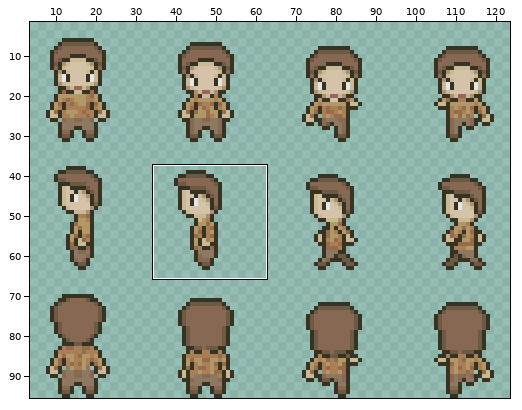
One commit to this pixel-art file: assets/01_characters/03_pnjs/samuelRochat.aseprite. Above: a wide view before the commit, with the close-up outlined.
Close-up. Before the commit:
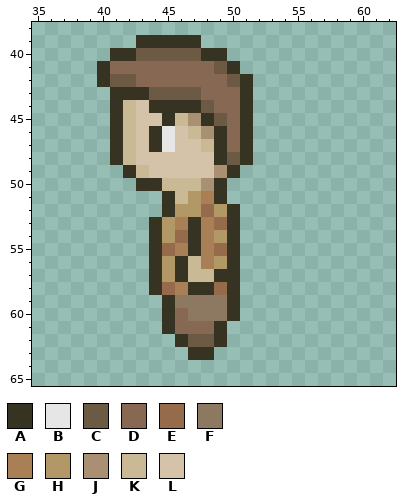
128x96 pixels, 1 frame. Shown: x 35..62, y 38..65. The wide view leaves out empty margins.
Palette (. is transparent): A #363322  B #e6e6e6  C #6d5a45  D #876853  E #956b4b  F #8d7961  G #a97f55  H #b39867  J #aa9072  K #cab995  L #d4c3a9
Pixels before, first column x 40:
39 ...AAAAA....
40 .AACCCCCAA..
41 ADDDDDDDDCA.
42 ACCDDDDDDDCA
43 .AAACCCCDDDA
44 .AKLAAAACDDA
45 .AKLLAKJACDA
46 .AKLABLKJADA
47 .AKLABLLKADA
48 .AKLLLLLLACA
49 ..AKLLLLLJA.
50 ...AAKKKJA..
51 .....AKHGA..
52 .....AHHEHA.
53 ....AHGAGEA.
54 ....AHEAGHA.
55 ....AEGAGEA.
56 ....AHAKGHA.
57 ....AHAKKAA.
58 ....AEGAAEA.
59 .....AFFFFA.
60 .....ADFFFA.
61 .....ADDDA..
62 ......ACCA..
63 .......AA...
The result:
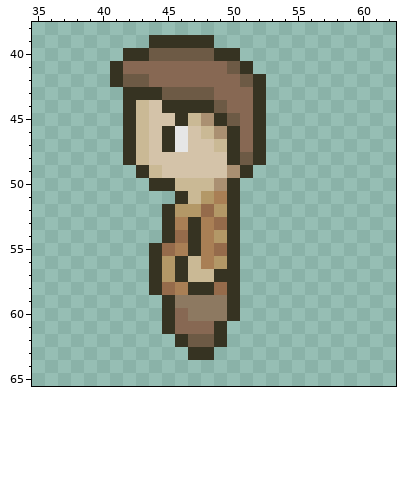
Diff:
Changed rows in their new state; - is an unchanged pixel.
first column x 40:
39 ---.----A----
40 -.-A----C-A--
41 .A-------DCA-
42 .A-C------DCA
43 -.--A---C--DA
44 -.AKL---AC-DA
45 -.AK-LAKJACDA
46 -.AKLABLKJADA
47 -.AKLAB-LKADA
48 -.AK-----LACA
49 --.AK----LJA-
50 ---.-A--KJA--
51 -----.AKHGA--
53 ----.A-------
54 ----.A-------
Pixel boxes of the changes (left, top, right, bottom) in both close-ups:
changed: (97, 35, 266, 243)
